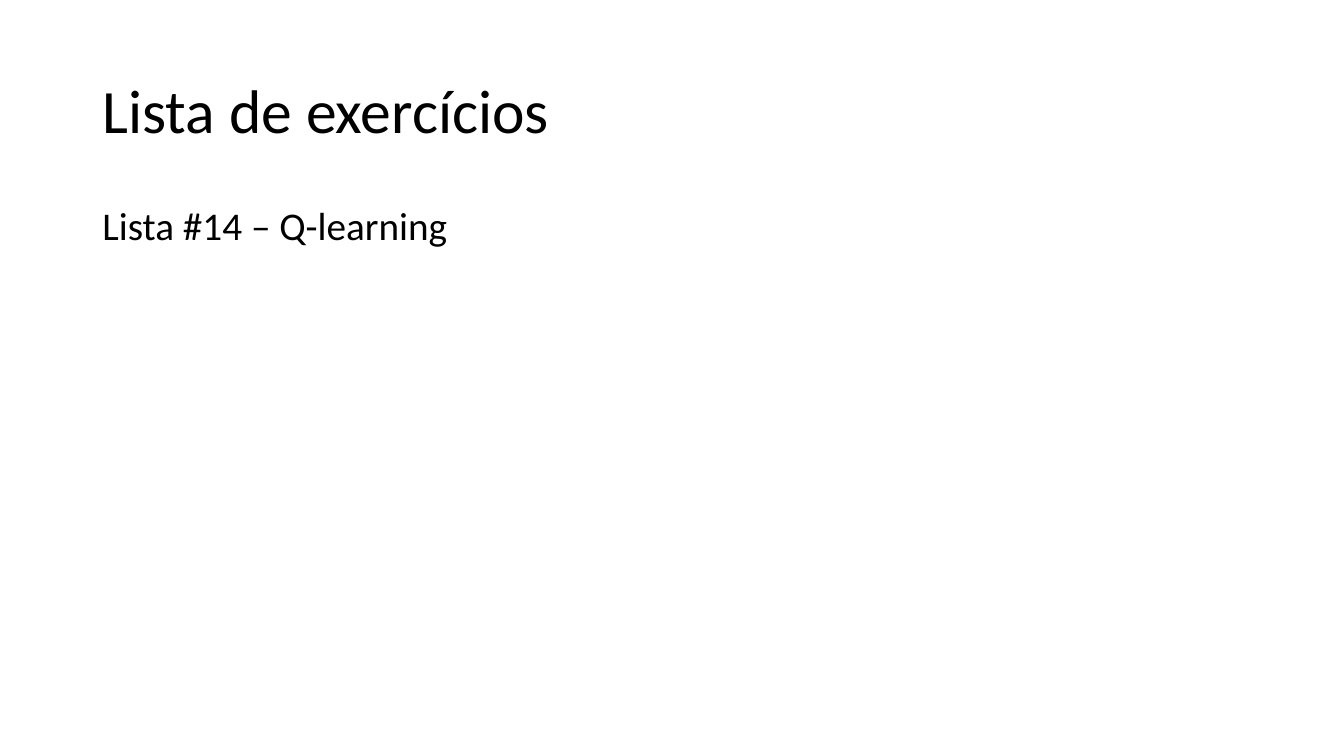
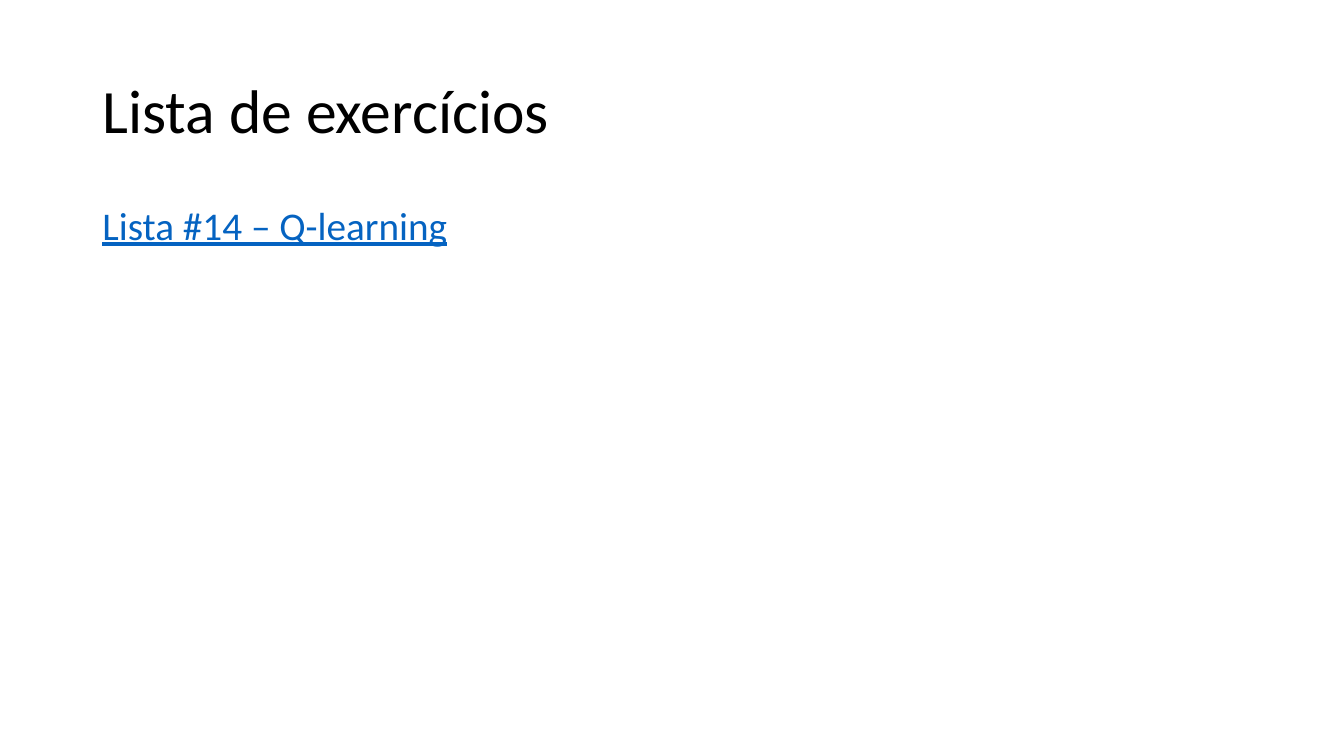
Before and after one commit to zz4fap/c24_inteligencia_artificial, a slide deck: slide 54 of slides/C24_Q_learning.pptx. Drawn at 1344x756 pixels with LibreOffice and Linux fonts; fonts in the diff are those of the drawing. Boxes give left, top, right and bottom in pixels: in the first picture for what was removed or moved away, otherwise in the second. Text is boxed around its words. In the diff, an @@ line names an element or a change of style, - is before the commit and + after.

Commit message:
update of slides

```diff
--- a/slides/C24_Q_learning.pptx
+++ b/slides/C24_Q_learning.pptx
@@ text "Lista #14 – Q-learning" at (x1=102, y1=212, x2=447, y2=247): text colour #000000 to #0563C1, underline on @@
```
Also in this commit, not shown: 1 other file.
